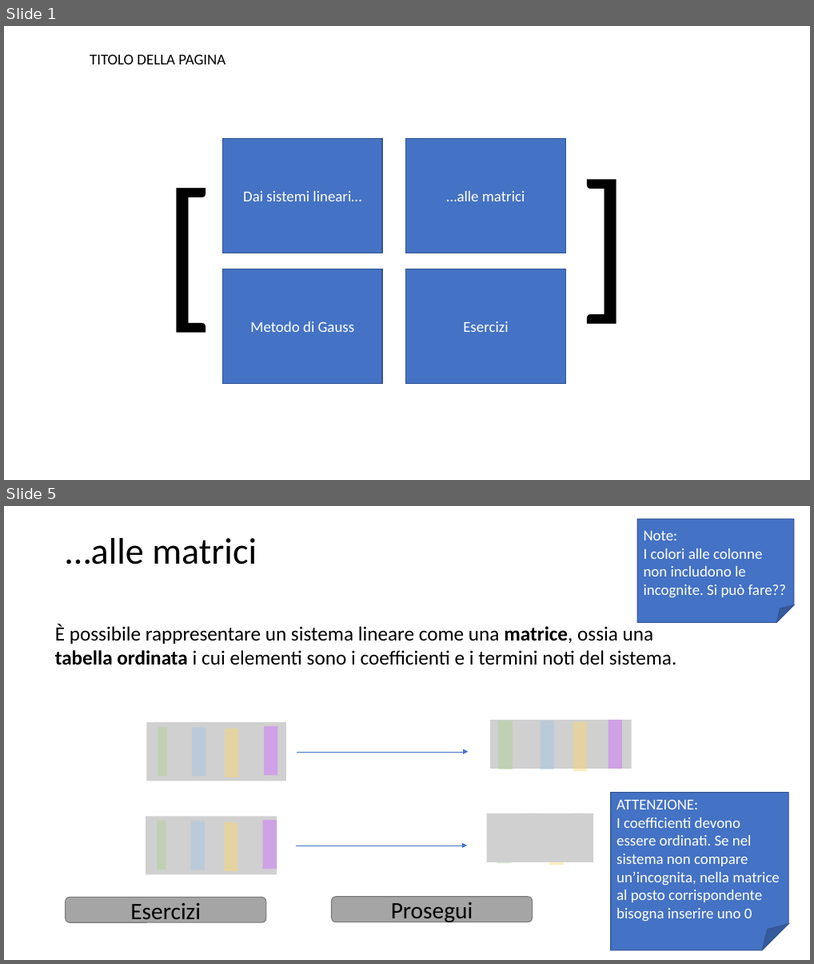
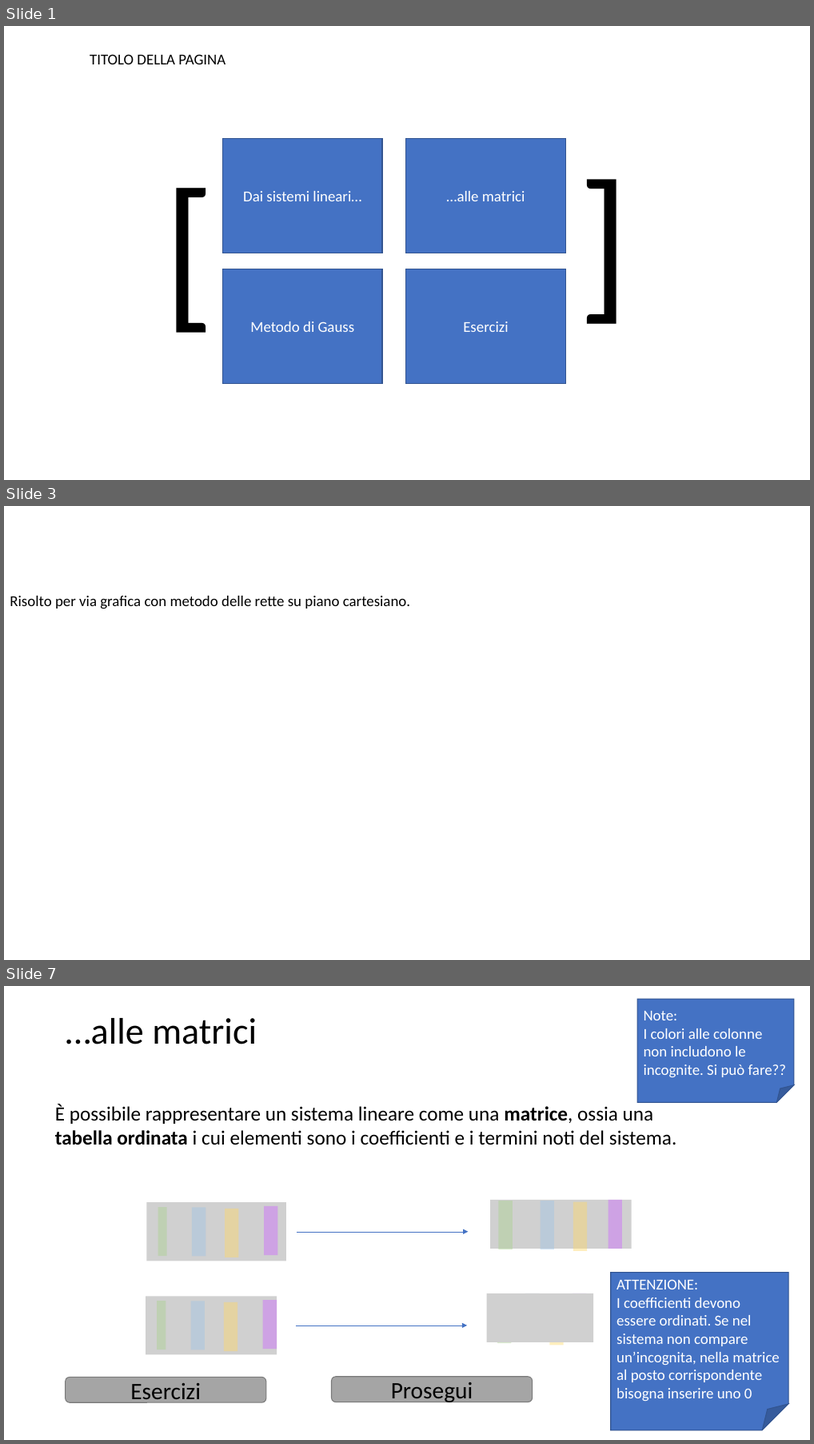
Before and after one commit to matteodelv/GaussLinearSystems, a slide deck: Presentazione.pptx. Shown one above the other, each under a label of ours: slides 1 and 5 before the commit, slides 1, 3 and 7 after it; the slides between them are not shown. The pictures are 814x964 and 814x1444 pixels, drawn with LibreOffice and Linux fonts; fonts in the diff are those of the drawing; grey boxes stand for pictures; background and template pictures are left out. Boxes give left, top, right and bottom in pixels: in the first picture for what was removed or moved away, otherwise in the second. Text is boxed around its words. In the diff, an @@ line names an element or a change of style, - is before the commit and + after.

```diff
--- a/Presentazione.pptx
+++ b/Presentazione.pptx
@@ slide 3 added at <box>4,506,810,960</box>, background picture (left out) @@
@@ text added at <box>10,596,410,609</box>, 18 pt, text #000000 @@
+Risolto per via grafica con metodo delle rette su piano cartesiano.
@@ what was slide 5 is now slide 7 @@
```
Also in this commit, not shown: 2 slides changed, 5 other slides added, 2 slides removed.
